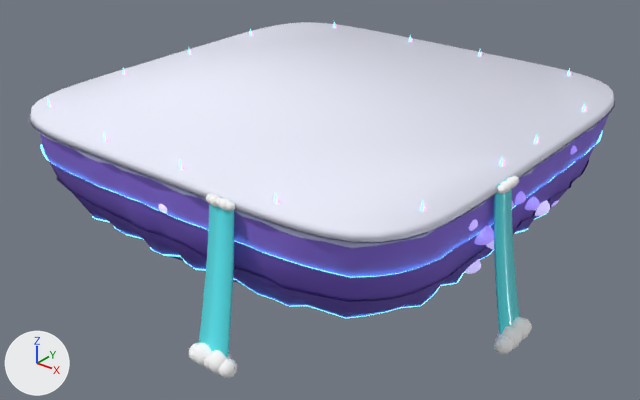
A saved change to the glTF model art/toy/future/island.glb.
Rendered twice from a camera (50 mm lens) standing at (10.67, -13.65, 6.02) and looking at (0.24, -0.61, -2.06). Lighting does not change. The marker at lower left points along +X, +Y and +Z. The older version comes first. Vertices at exactly the same position are counted once.

In view in the first picture: 'top'.
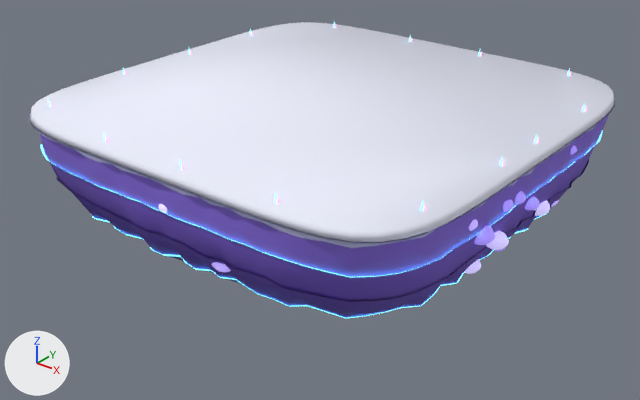
What changed in the scene script:
```text
Change me_top:
    used by ob_top; location = (0.0, 0.0, 0.0)
    remove me_top.from_pydata(...)  # 6007 vertices, 11516 faces; spans x -4.78..5.41, y -5.41..4.78, z -3.58..0.19
    add me_top.from_pydata(...)  # 4299 vertices, 8188 faces; spans x -4.78..4.79, y -4.78..4.78, z -3.58..0.19
    me_top part 1: 22 loose pieces with 1708 vertices, spanning x 1.09..5.41, y -5.41..-0.89, z -3.07..-0.01, are deleted
    remove me_top.materials.append(mat_water)
```

Pixel boxes (x1, y1, x2, y2) of what changed, in the pictures (640 x 400 px):
'top', reshaped (17% shorter): before (29, 22, 616, 378); after (29, 22, 616, 318)
part 1 of me_top, deleted: before (189, 176, 532, 378)
